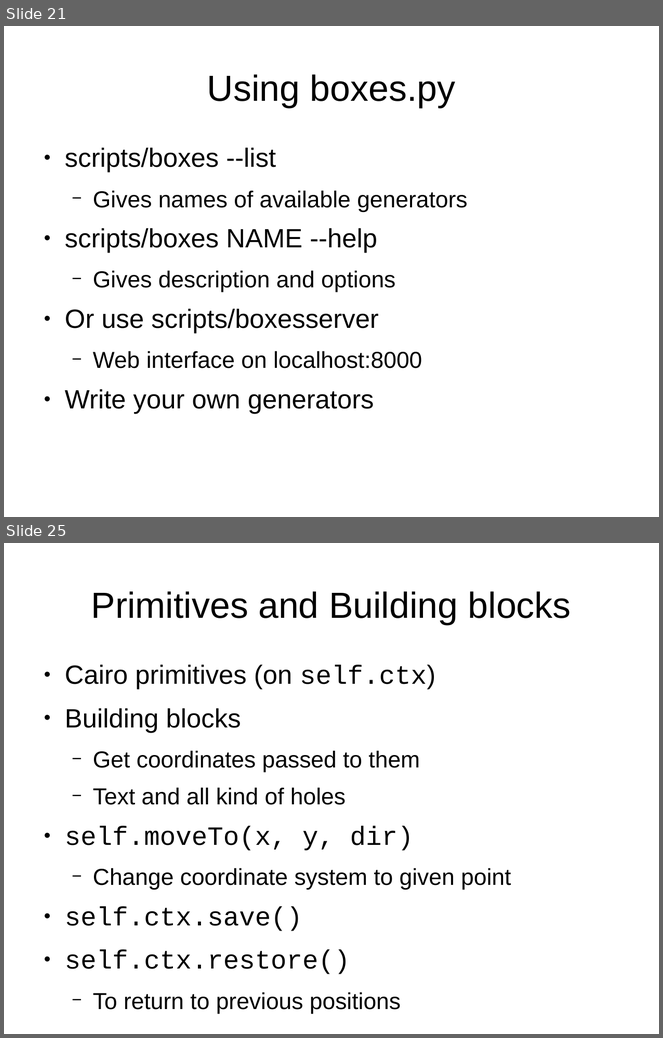
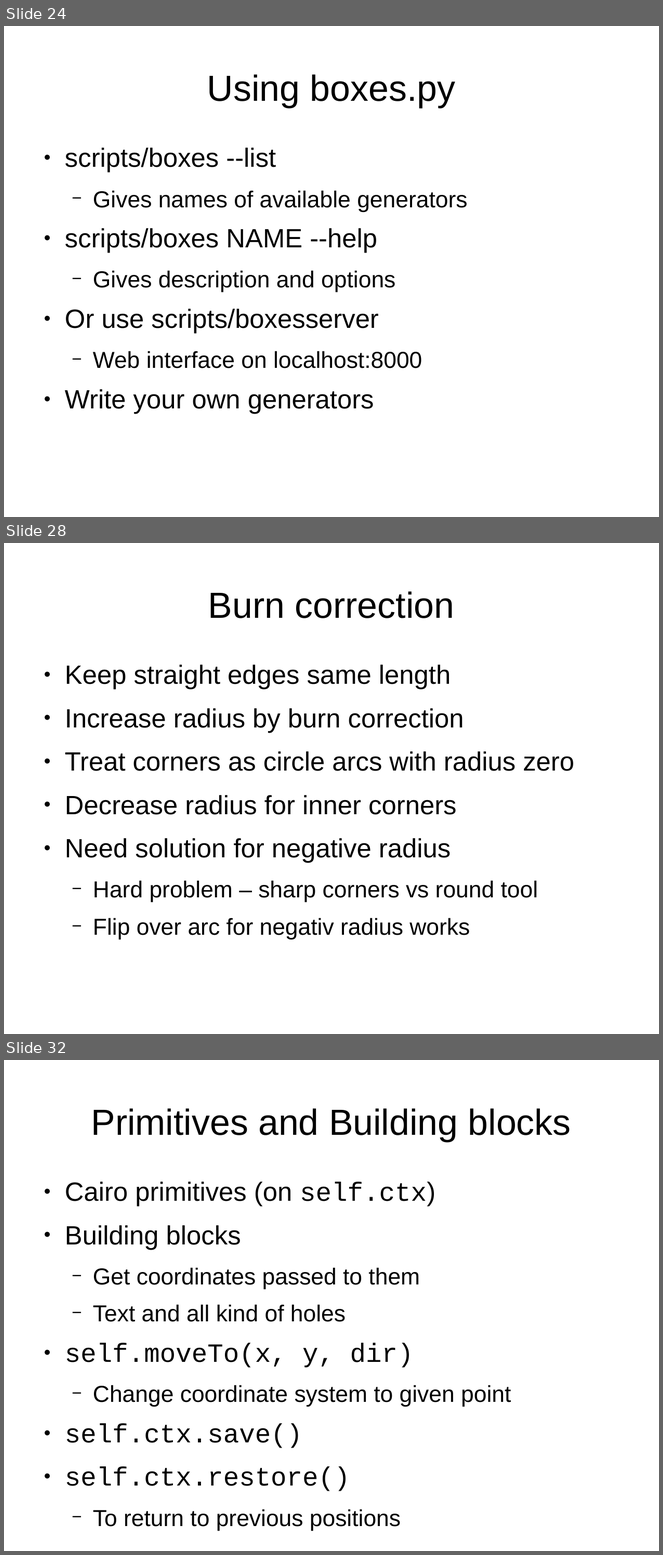
Before and after one commit to florianfesti/boxes, a slide deck: documentation/presentation.odp. Shown one above the other, each under a label of ours: slides 21 and 25 before the commit, slides 24, 28 and 32 after it; the slides between them are not shown. The pictures are 663x1038 and 663x1555 pixels, drawn with LibreOffice and Linux fonts; fonts in the diff are those of the drawing. Boxes give left, top, right and bottom in pixels: in the first picture for what was removed or moved away, otherwise in the second. Text is boxed around its words. In the diff, an @@ line names an element or a change of style, - is before the commit and + after.

Commit message:
More updates to the presentation
Add explainantion to burn correction

```diff
--- a/documentation/presentation.odp
+++ b/documentation/presentation.odp
@@ slide 28 added at (4,543,659,1034), background #FFFFFF @@
@@ title added at (208,591,455,618), 44 pt, text #000000 @@
+Burn correction
@@ text added at (65,665,574,940), 32 pt, text #000000 @@
+● Keep straight edges same length
+● Increase radius by burn correction
+● Treat corners as circle arcs with radius zero
+● Decrease radius for inner corners
+● Need solution for negative radius
+  − Hard problem – sharp corners vs round tool
+  − Flip over arc for negativ radius works
@@ what was slide 21 is now slide 24 @@
@@ what was slide 25 is now slide 32 @@
```
Also in this commit, not shown: 9 slides changed, 6 other slides added.
